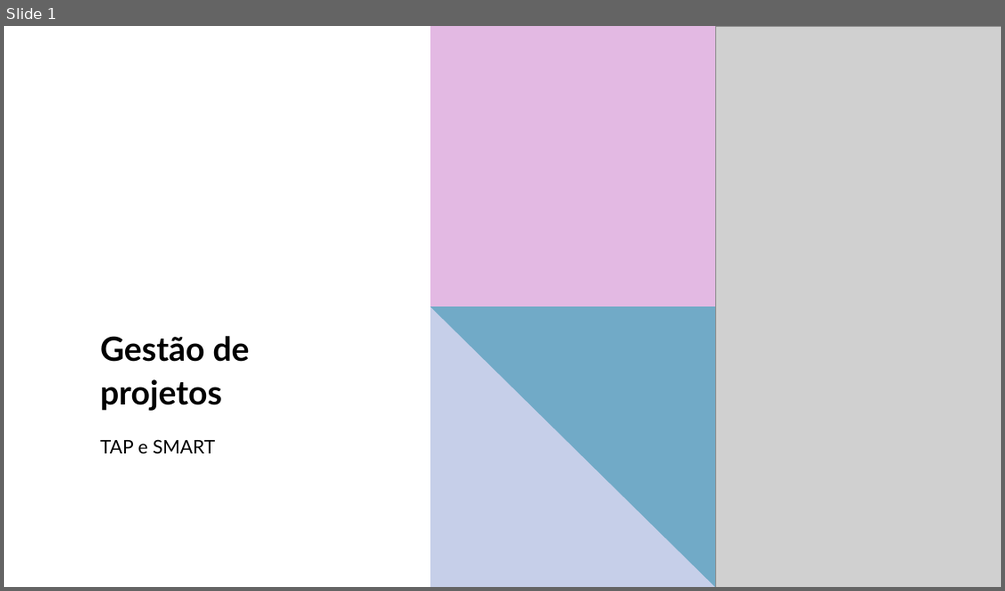
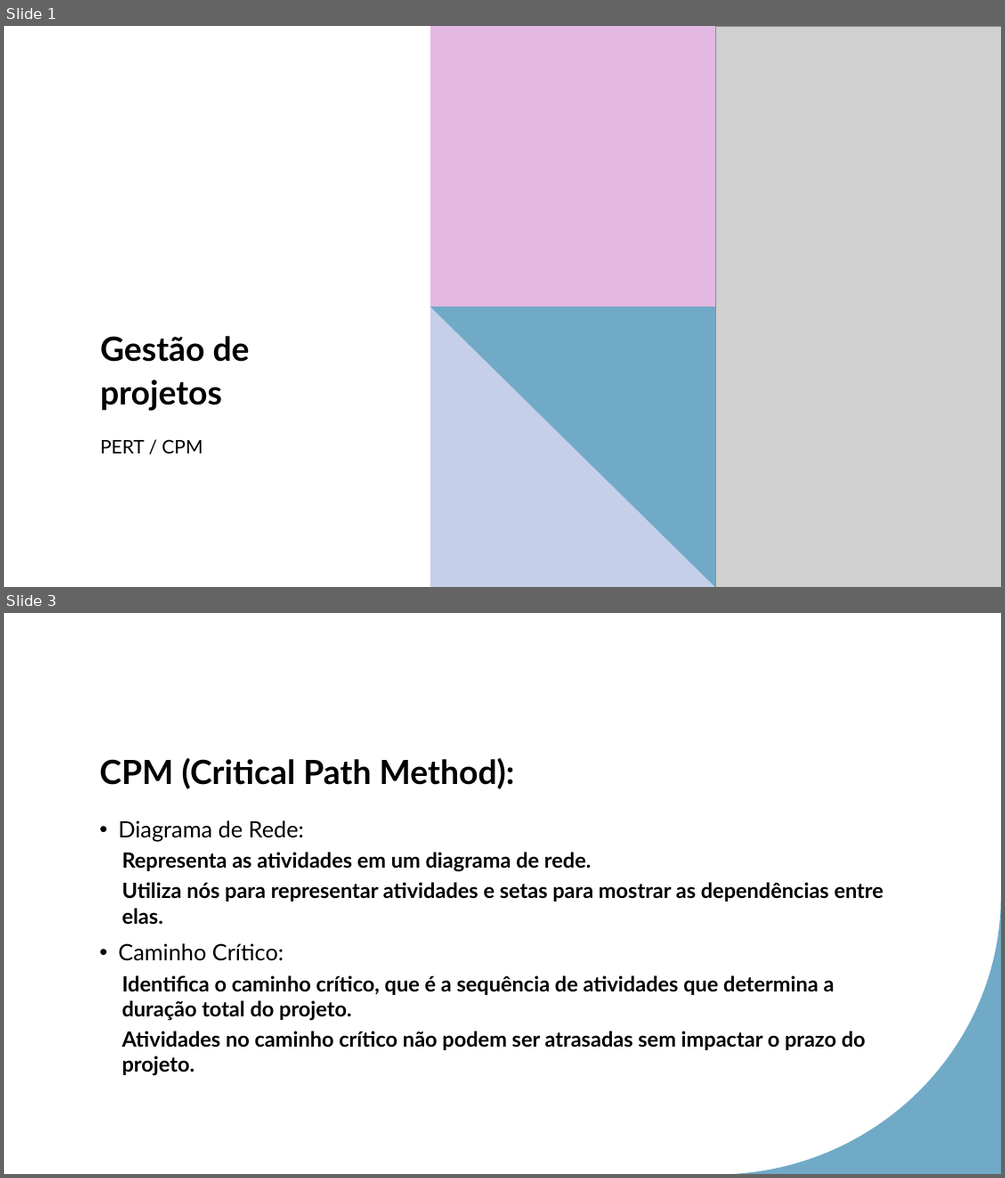
Before and after one commit to LeonardoRaiz/FATEC, a slide deck: Aulas/Gestao de Projetos/PPT/Aula 05/Aula 05.pptx. Shown one above the other, each under a label of ours: slide 1 before the commit, slides 1 and 3 after it; the slides between them are not shown. The pictures are 1005x591 and 1005x1178 pixels, drawn with LibreOffice and Linux fonts; fonts in the diff are those of the drawing; grey boxes stand for pictures. Boxes give left, top, right and bottom in pixels: in the first picture for what was removed or moved away, otherwise in the second. Text is boxed around its words. In the diff, an @@ line names an element or a change of style, - is before the commit and + after.

```diff
--- a/Aulas/Gestao de Projetos/PPT/Aula 05/Aula 05.pptx
+++ b/Aulas/Gestao de Projetos/PPT/Aula 05/Aula 05.pptx
@@ slide 3 added at [4,613,1001,1174], background #FFFFFF; not listed: 1 template element that a slide beside it also shows @@
@@ title added at [99,758,515,789], 32 pt, text #000000, bold @@
+CPM (Critical Path Method):
@@ text added at [118,820,883,1076], 20.1 pt, text #000000, bold @@
+• Diagrama de Rede:
+  Representa as atividades em um diagrama de rede.
+  Utiliza nós para representar atividades e setas para mostrar as dependências entre elas.
+• Caminho Crítico:
+  Identifica o caminho crítico, que é a sequência de atividades que determina a duração total do projeto.
+  Atividades no caminho crítico não podem ser atrasadas sem impactar o prazo do projeto.
@@ slide 1 changed as well @@
@@ subtitle at [100,439,202,453]: text changed @@
-TAP e SMART
+PERT / CPM
```
Also in this commit, not shown: 7 other slides added, 13 slides removed, 15 other files.
